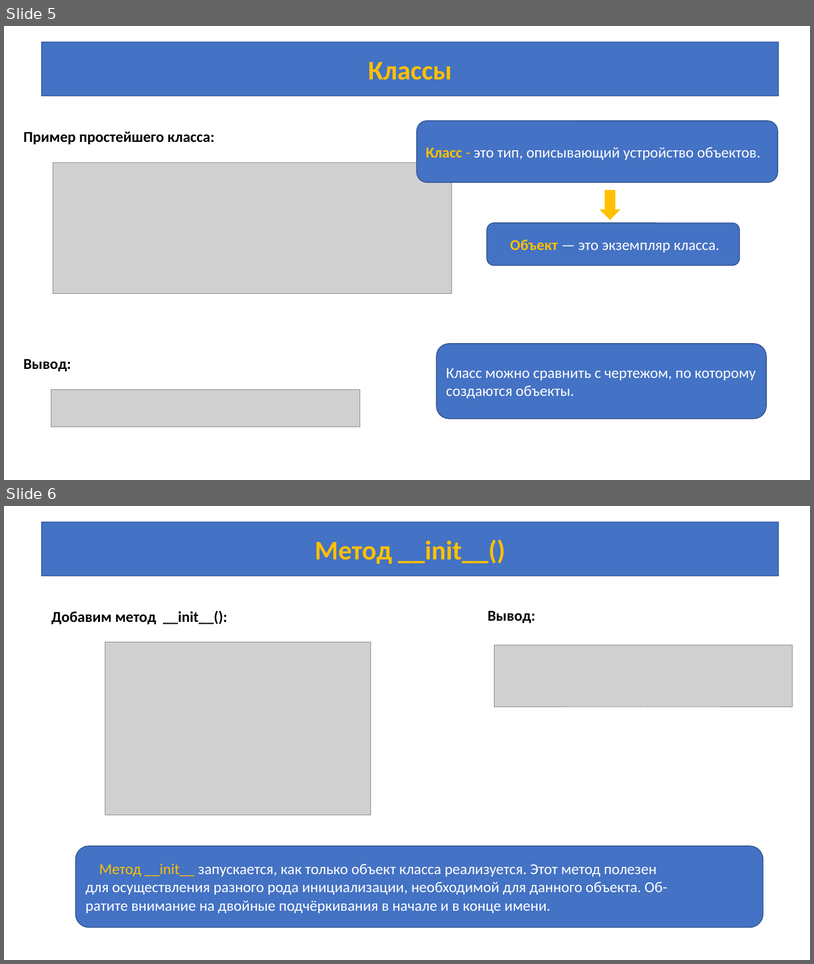
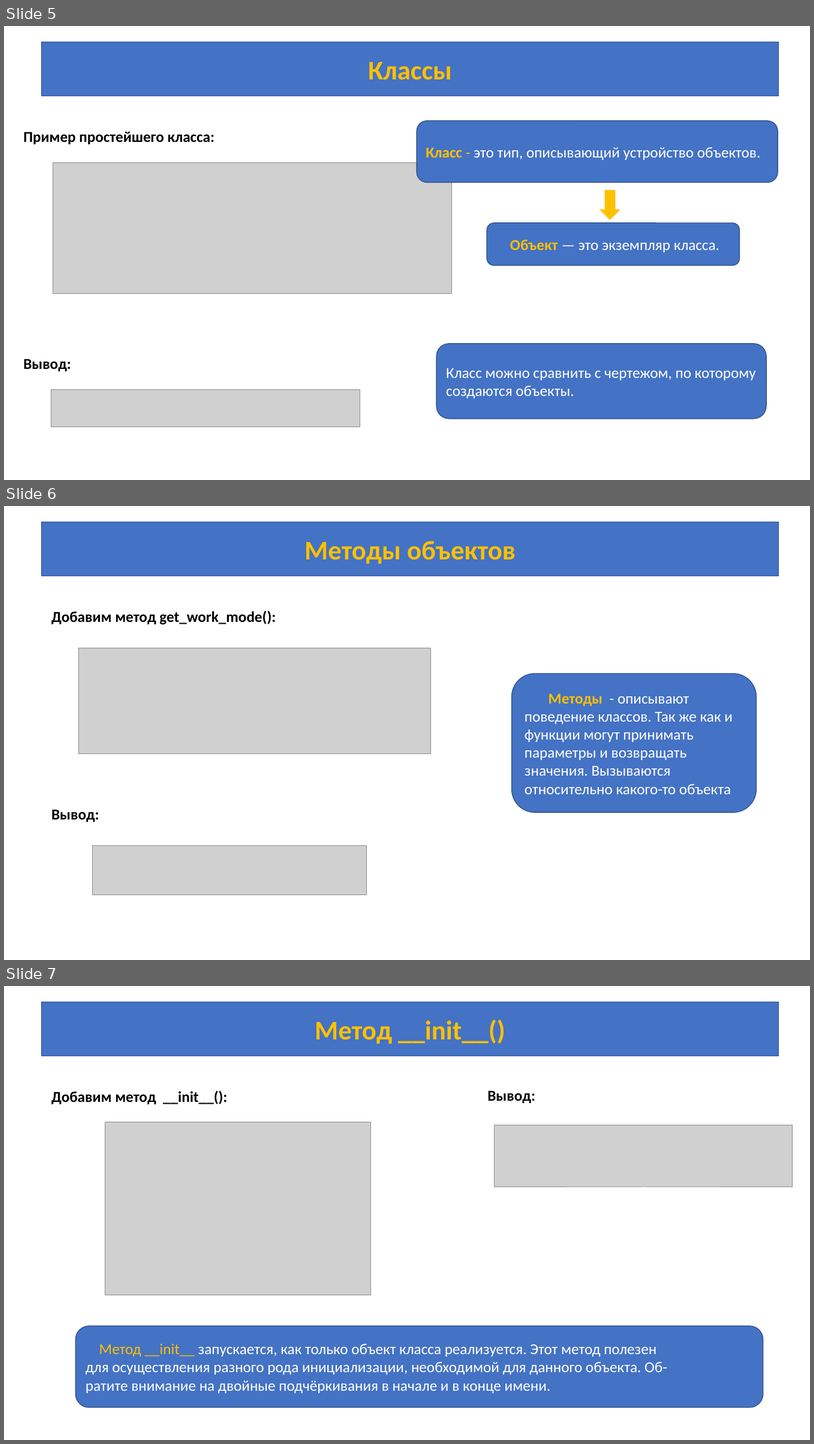
Before and after one commit to azamat7087/python-lessons, a slide deck: lesson 7/Lesson_7.pptx. Shown one above the other, each under a label of ours: slides 5 and 6 before the commit, slides 5, 6 and 7 after it. The pictures are 814x964 and 814x1444 pixels, drawn with LibreOffice and Linux fonts; fonts in the diff are those of the drawing; grey boxes stand for pictures. Boxes give left, top, right and bottom in pixels: in the first picture for what was removed or moved away, otherwise in the second. Text is boxed around its words. In the diff, an @@ line names an element or a change of style, - is before the commit and + after.

```diff
--- a/lesson 7/Lesson_7.pptx
+++ b/lesson 7/Lesson_7.pptx
@@ slide 6 added at bbox=[4, 506, 810, 960], background #FFFFFF @@
@@ rectangle added at bbox=[42, 522, 779, 576], fill #4472C4, outline #325491 1 pt, 32 pt, text #FFC000, bold @@
+Методы объектов
@@ text added at bbox=[51, 610, 276, 625], 18 pt, text #000000, bold @@
+Добавим метод get_work_mode():
@@ picture added at bbox=[78, 648, 431, 754] @@
@@ rounded rectangle added at bbox=[512, 673, 757, 812], fill #4472C4, outline #325491 1 pt, 18 pt, text #FFFFFF @@
+Методы - описывают поведение классов. Так же как и функции могут принимать параметры и возвращать значения. Вызываются относительно какого-то объекта
@@ text added at bbox=[51, 809, 99, 822], 18 pt, text #000000, bold @@
+Вывод:
@@ picture added at bbox=[92, 846, 366, 895] @@
@@ what was slide 6 is now slide 7 @@
```
Also in this commit, not shown: 2 other files.
